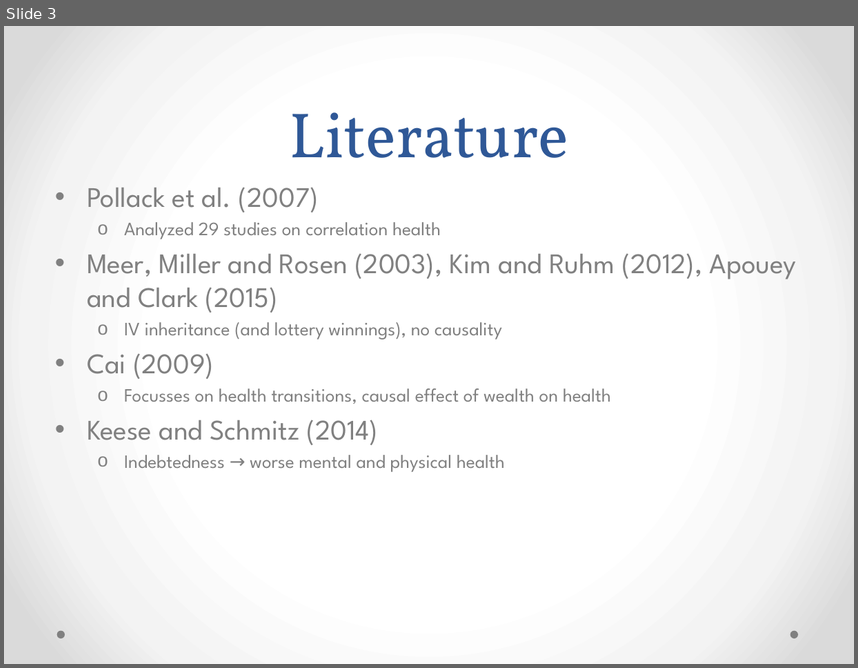
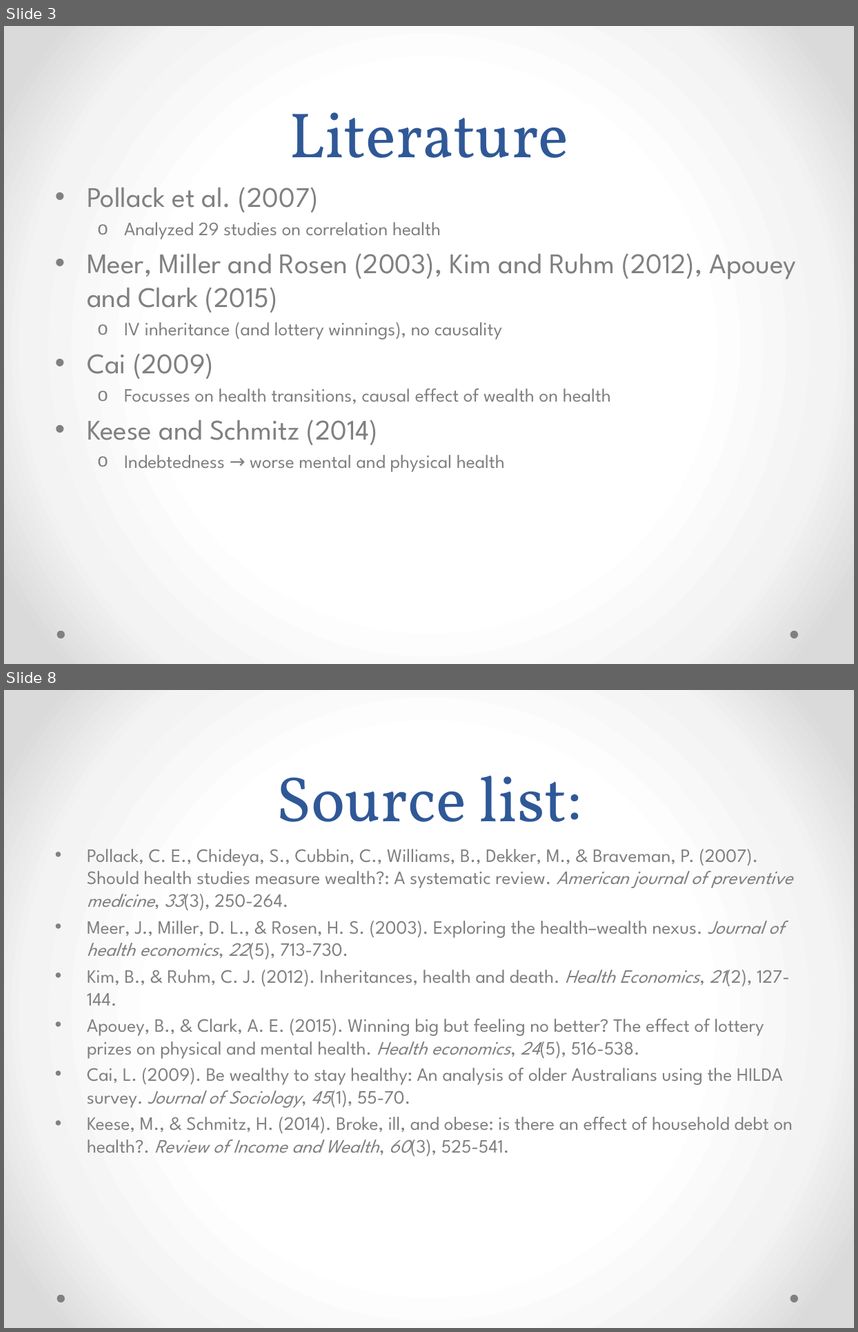
Before and after one commit to NielsvanOpstal/wealthy-healthy, a slide deck: presentation/presentatie.pptx. Shown one above the other, each under a label of ours: slide 3 before the commit, slides 3 and 8 after it; the slides between them are not shown. The pictures are 858x668 and 858x1332 pixels, drawn with LibreOffice and Linux fonts; fonts in the diff are those of the drawing. Boxes give left, top, right and bottom in pixels: in the first picture for what was removed or moved away, otherwise in the second. Text is boxed around its words. In the diff, an @@ line names an element or a change of style, - is before the commit and + after.

```diff
--- a/presentation/presentatie.pptx
+++ b/presentation/presentatie.pptx
@@ slide 8 added at [4,690,854,1328], background gradient #FFFFFF to #F4F4F4 to #DADADA; not listed: 2 template elements that a slide beside it also shows @@
@@ title added at [276,776,582,850], 54 pt, text #2F5897 @@
+Source list:
@@ text added at [87,849,793,1156], 16 pt, text #808080 @@
+• Pollack, C. E., Chideya, S., Cubbin, C., Williams, B., Dekker, M., & Braveman, P. (2007). Should health studies measure wealth?: A systematic review. American journal of preventive medicine, 33(3), 250-264.
+• Meer, J., Miller, D. L., & Rosen, H. S. (2003). Exploring the health–wealth nexus. Journal of health economics, 22(5), 713-730.
+• Kim, B., & Ruhm, C. J. (2012). Inheritances, health and death. Health Economics, 21(2), 127-144.
+• Apouey, B., & Clark, A. E. (2015). Winning big but feeling no better? The effect of lottery prizes on physical and mental health. Health economics, 24(5), 516-538.
+• Cai, L. (2009). Be wealthy to stay healthy: An analysis of older Australians using the HILDA survey. Journal of Sociology, 45(1), 55-70.
+• Keese, M., & Schmitz, H. (2014). Broke, ill, and obese: is there an effect of household debt on health?. Review of Income and Wealth, 60(3), 525-541.
```
Also in this commit, not shown: 4 slides changed, 1 other slide added, 1 other file.
